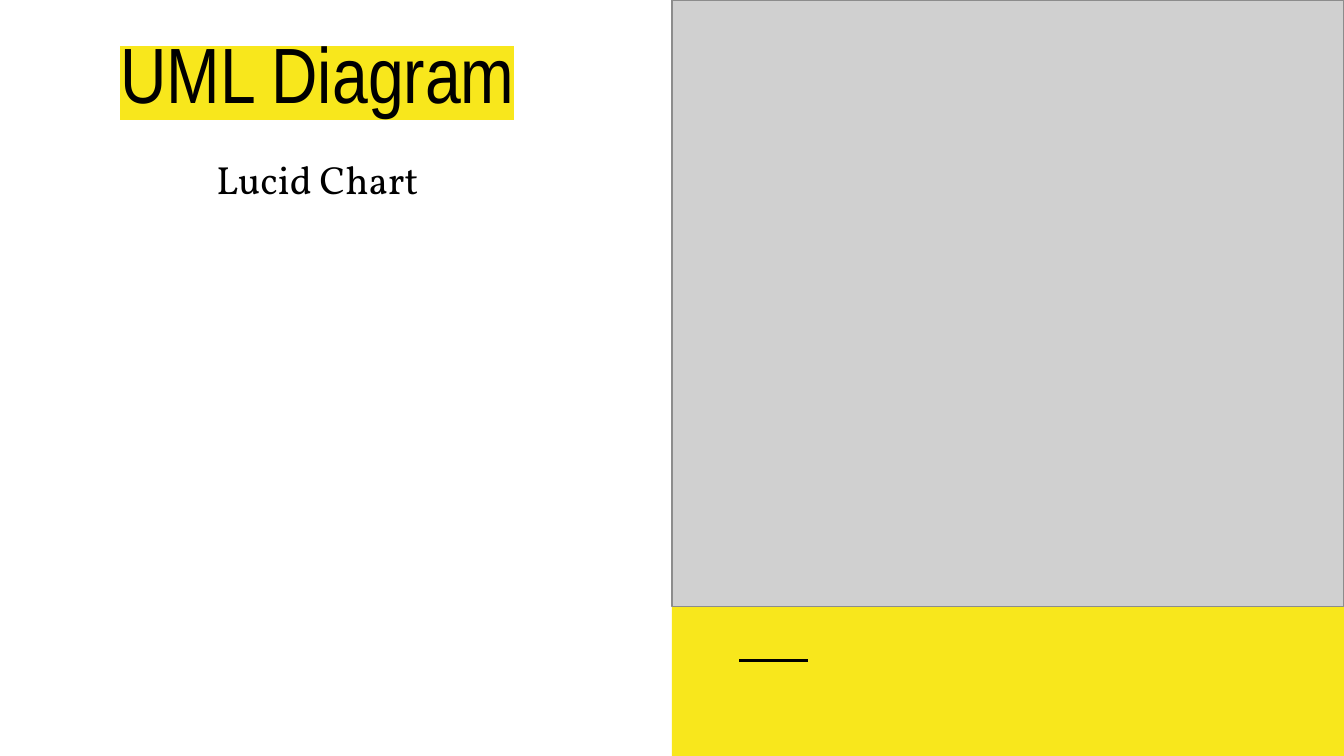
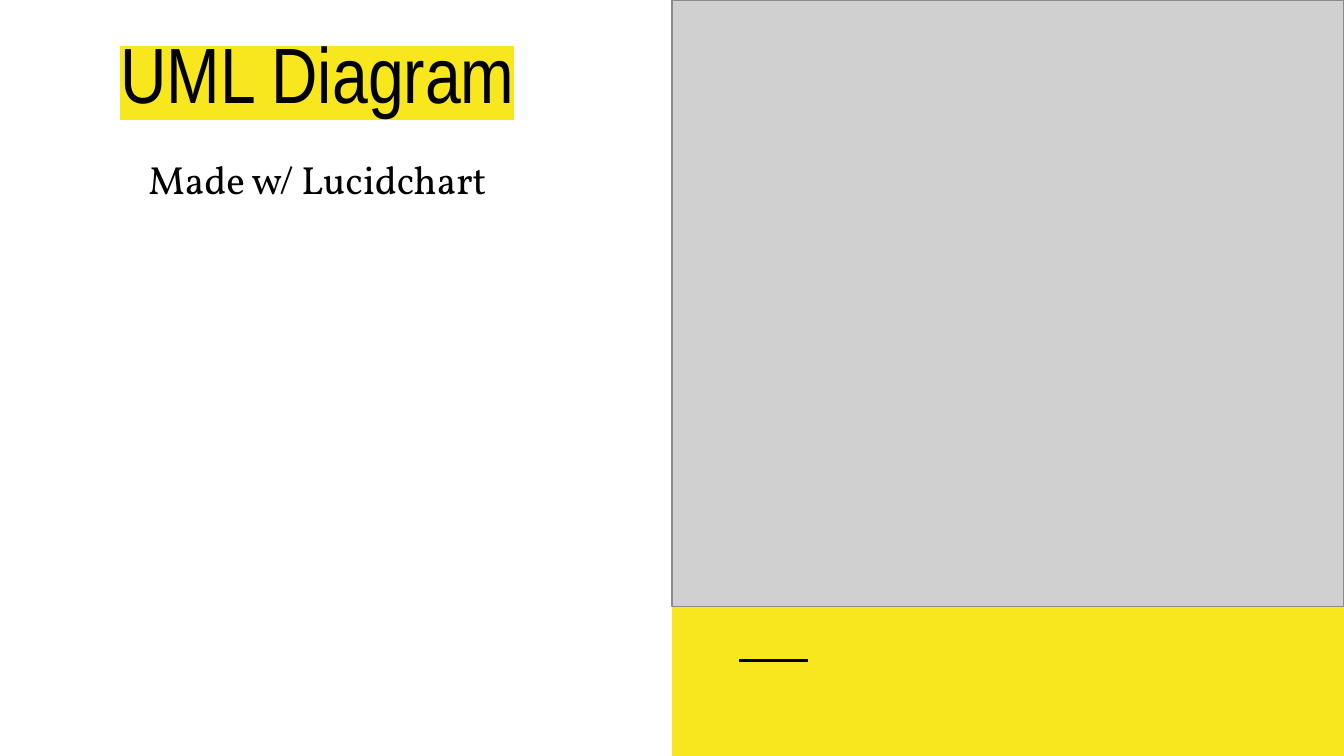
Before and after one commit to Sean02/Destiny_2_Exotic_Armor, a slide deck: slide 3 of Phase 1.pptx (slide 2 before the commit). Drawn at 1344x756 pixels with LibreOffice and Linux fonts; fonts in the diff are those of the drawing; grey boxes stand for pictures. Boxes give left, top, right and bottom in pixels: in the first picture for what was removed or moved away, otherwise in the second. Text is boxed around its words. In the diff, an @@ line names an element or a change of style, - is before the commit and + after.

Commit message:
Add files via upload
Shows the UML use cases, ER Diagram, and the Relational Schema

```diff
--- a/Phase 1.pptx
+++ b/Phase 1.pptx
@@ subtitle at (x1=148, y1=166, x2=486, y2=195): text changed @@
-Lucid Chart
+Made w/ Lucidchart
```
Also in this commit, not shown: 1 slide added.
